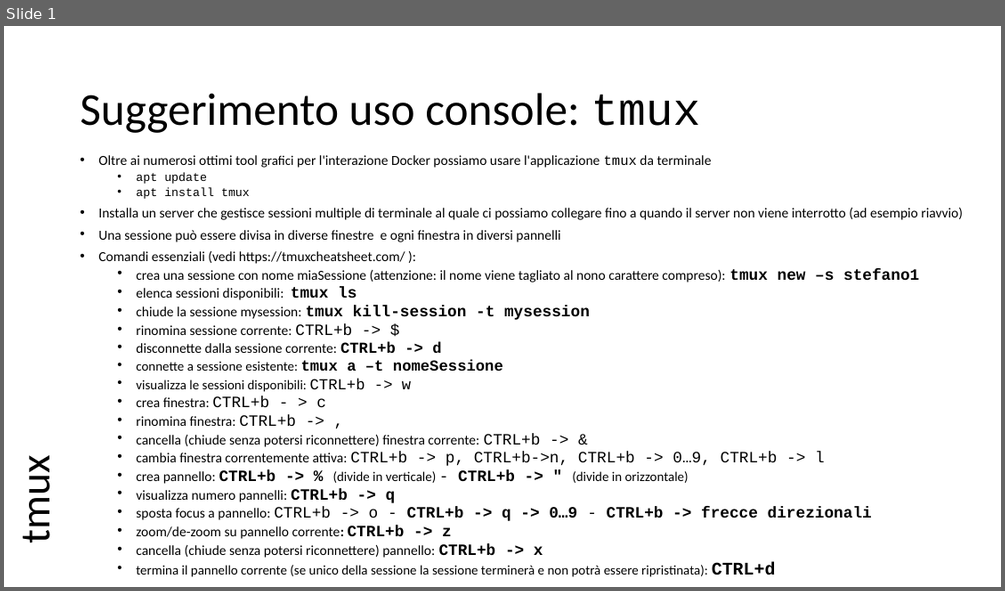
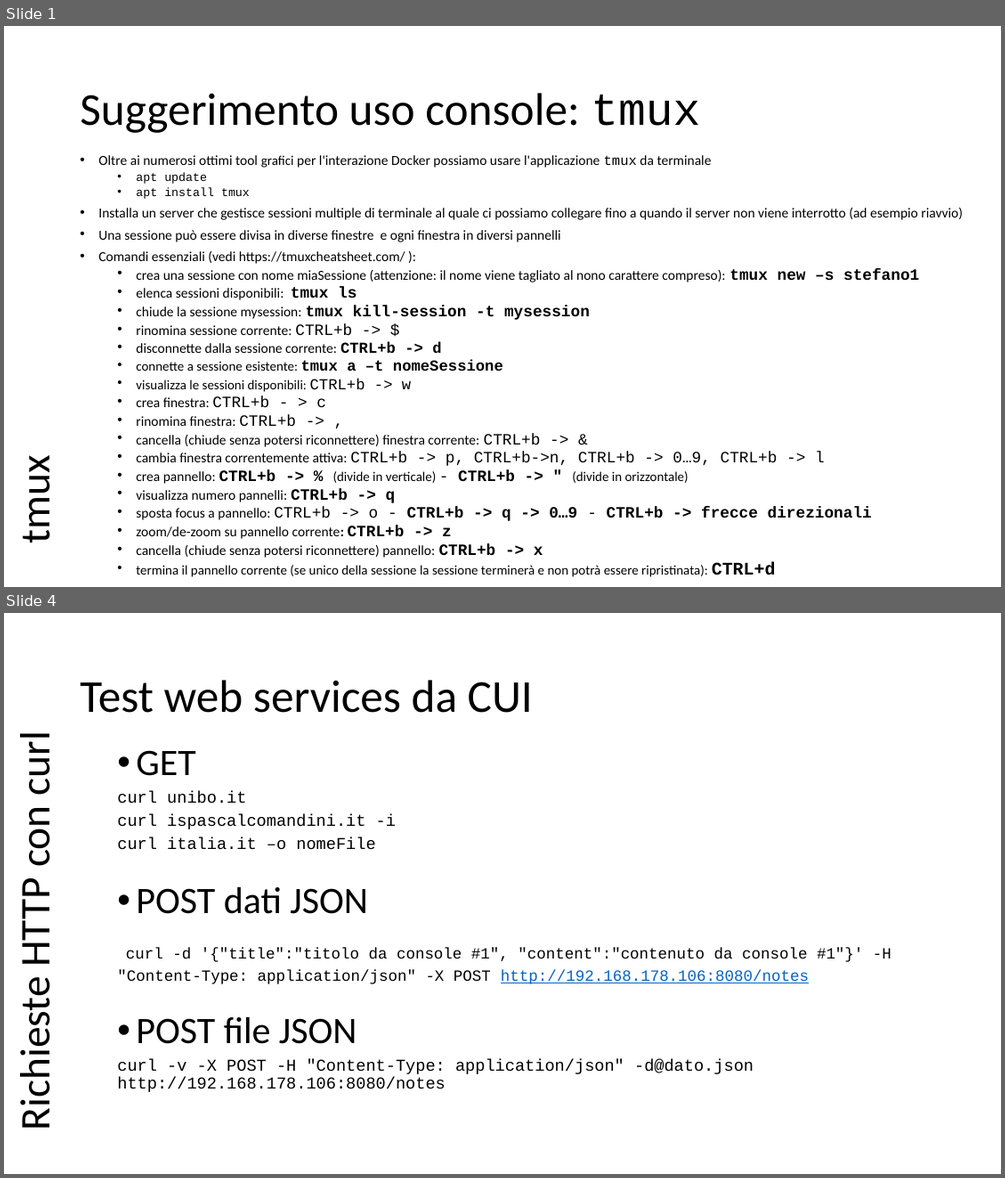
Before and after one commit to scastagnoli/academySisal, a slide deck: appuntiVari.pptx. Shown one above the other, each under a label of ours: slide 1 before the commit, slides 1 and 4 after it; the slides between them are not shown. The pictures are 1005x591 and 1005x1178 pixels, drawn with LibreOffice and Linux fonts; fonts in the diff are those of the drawing. Boxes give left, top, right and bottom in pixels: in the first picture for what was removed or moved away, otherwise in the second. Text is boxed around its words. In the diff, an @@ line names an element or a change of style, - is before the commit and + after.

```diff
--- a/appuntiVari.pptx
+++ b/appuntiVari.pptx
@@ slide 4 added at [4,613,1001,1174], background #FFFFFF @@
@@ title added at [80,680,533,713], 44 pt, text #000000 @@
+Test web services da CUI
@@ text added at [9,741,61,1126], 40.7 pt, text #000000 @@
+Richieste HTTP con curl
@@ text added at [117,750,891,1092], 16 pt, text #000000 @@
+  • GET
+  curl unibo.it
+  curl ispascalcomandini.it -i
+  curl italia.it –o nomeFile
+  • POST dati JSON
+  curl -d '{"title":"titolo da console #1", "content":"contenuto da console #1"}' -H "Content-Type: application/json" -X POST http://192.168.178.106:8080/notes
+  • POST file JSON
+  curl -v -X POST -H "Content-Type: application/json" -d@dato.json http://192.168.178.106:8080/notes
```
Also in this commit, not shown: 2 slides changed.
